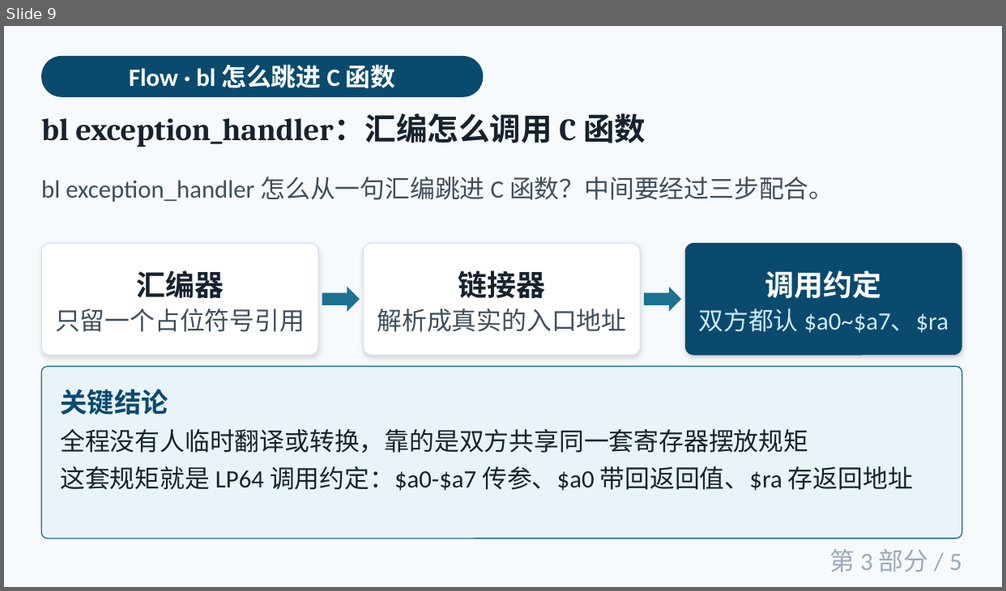
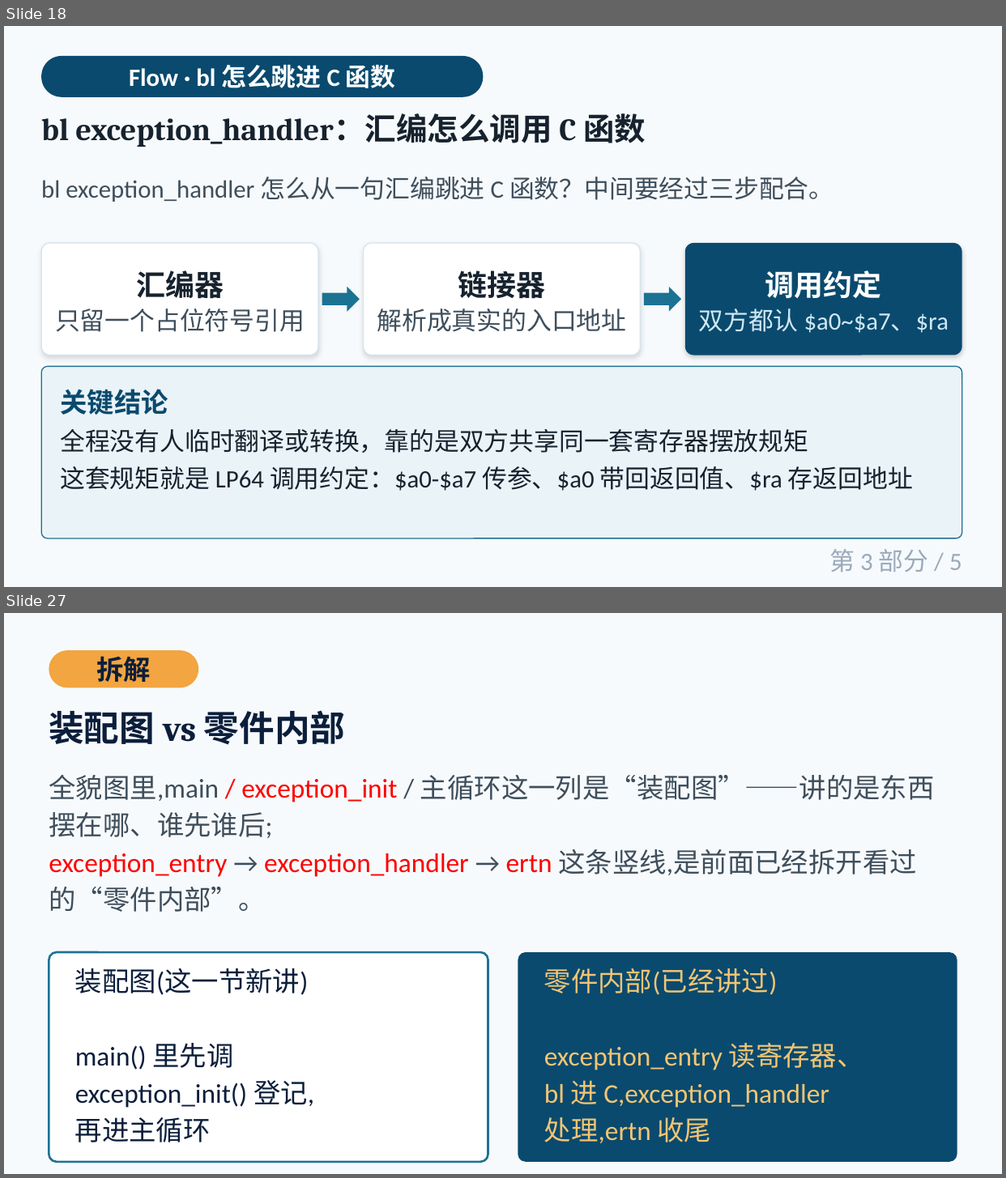
Before and after one commit to cxi218447-byte/miniOS, a slide deck: docs/09/week09_异常与中断_第1-2部分.pptx. Shown one above the other, each under a label of ours: slide 9 before the commit, slides 18 and 27 after it; the slides between them are not shown. The pictures are 1006x591 and 1006x1178 pixels, drawn with LibreOffice and Linux fonts; fonts in the diff are those of the drawing. Boxes give left, top, right and bottom in pixels: in the first picture for what was removed or moved away, otherwise in the second. Text is boxed around its words. In the diff, an @@ line names an element or a change of style, - is before the commit and + after.

```diff
--- a/docs/09/week09_异常与中断_第1-2部分.pptx
+++ b/docs/09/week09_异常与中断_第1-2部分.pptx
@@ slide 27 added at <box>4,613,1002,1174</box>, background #F7FAFC @@
@@ rounded rectangle added at <box>49,650,198,688</box>, fill #F2A541 @@
@@ text added at <box>96,656,151,682</box>, 26 pt, text #0B1E3B, bold @@
+拆解
@@ text added at <box>49,710,345,745</box>, 34 pt, text #0B1E3B, bold @@
+装配图 vs 零件内部
@@ text added at <box>49,775,935,912</box>, 26 pt, text #3E4E5C @@
+全貌图里,main / exception_init / 主循环这一列是“装配图”——讲的是东西摆在哪、谁先谁后;
+exception_entry → exception_handler → ertn 这条竖线,是前面已经拆开看过的“零件内部”。
@@ rounded rectangle added at <box>49,953,488,1162</box>, fill #FFFFFF, outline #1C7293 2 pt @@
@@ text added at <box>75,969,314,1143</box>, 26 pt, text #0B1E3B @@
+装配图(这一节新讲)
+main() 里先调
+exception_init() 登记,
+再进主循环
@@ rounded rectangle added at <box>518,953,957,1162</box>, fill #0A4A6E @@
@@ text added at <box>544,969,864,1144</box>, 26 pt, text #F2C574 @@
+零件内部(已经讲过)
+exception_entry 读寄存器、
+bl 进 C,exception_handler
+处理,ertn 收尾
@@ what was slide 9 is now slide 18 @@
```
Also in this commit, not shown: 4 slides changed, 40 other slides added, 8 slides removed, 6 other files.
